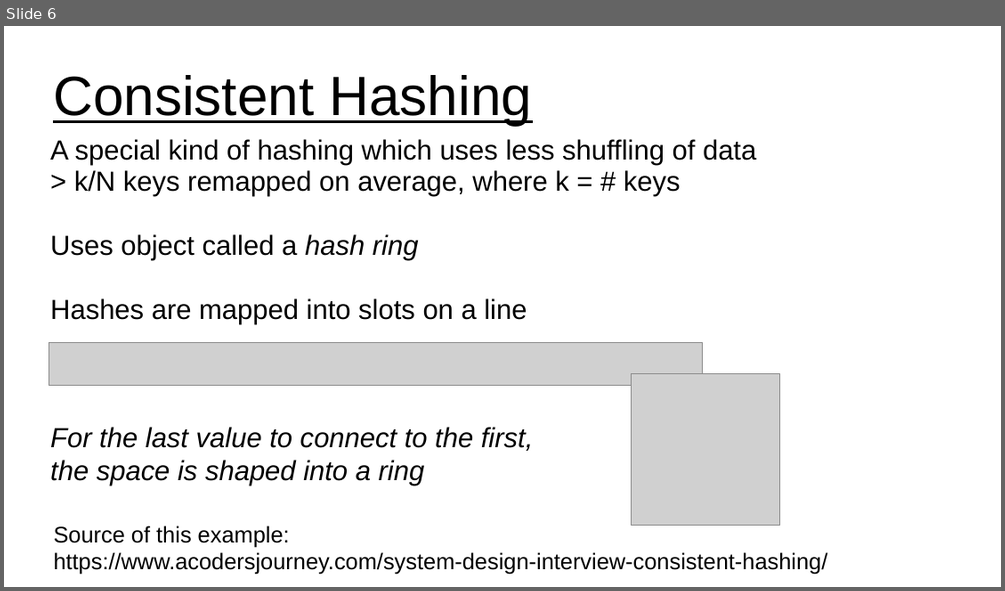
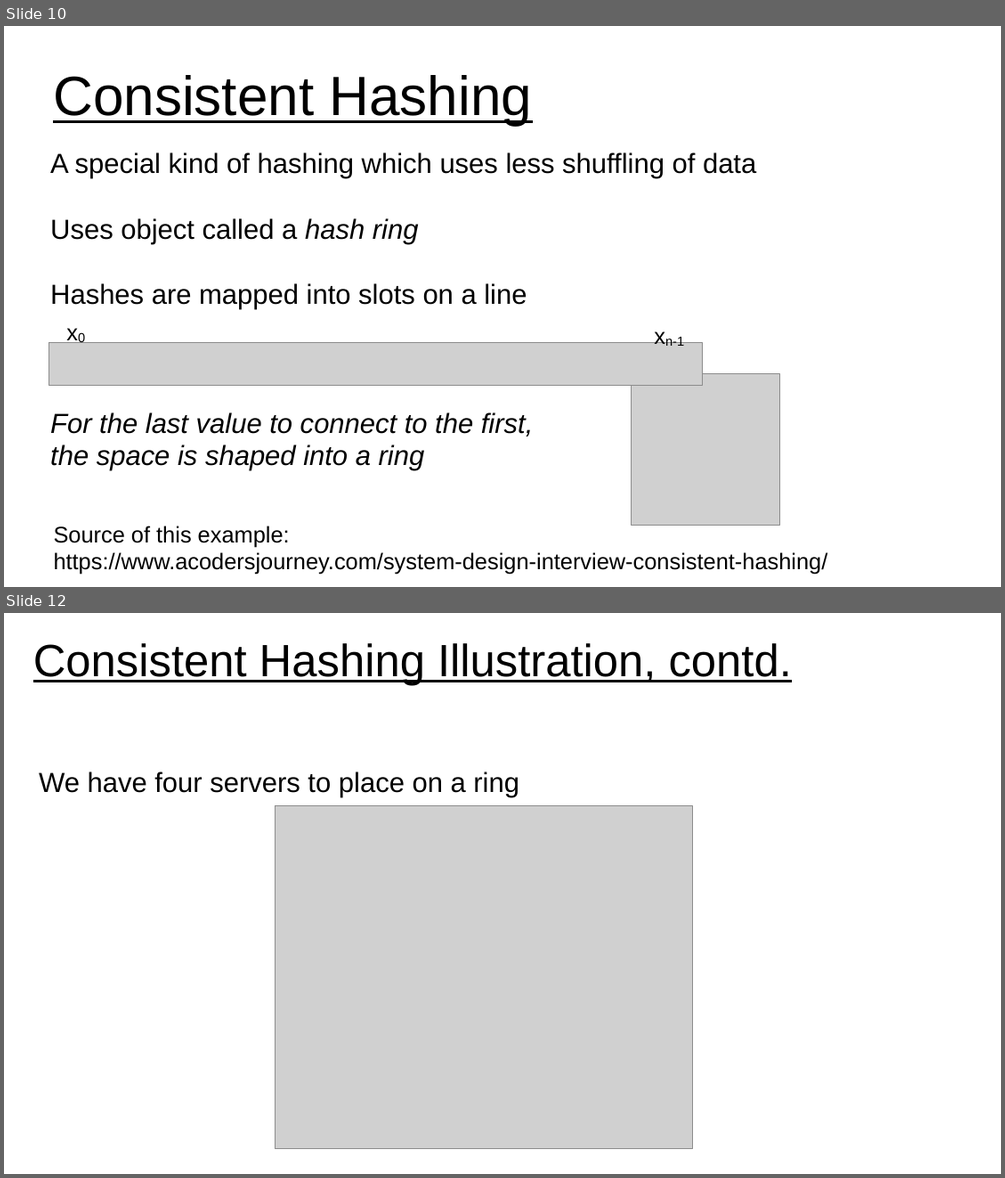
Before and after one commit to UVADS/distributed_computing, a slide deck: 09_distributed_data_concepts_and_tools/consistent_hashing.ppt. Shown one above the other, each under a label of ours: slide 6 before the commit, slides 10 and 12 after it; the slides between them are not shown. The pictures are 1005x591 and 1005x1178 pixels, drawn with LibreOffice and Linux fonts; fonts in the diff are those of the drawing; grey boxes stand for pictures. Boxes give left, top, right and bottom in pixels: in the first picture for what was removed or moved away, otherwise in the second. Text is boxed around its words. In the diff, an @@ line names an element or a change of style, - is before the commit and + after.

Commit message:
updated slides on consistent hashing

```diff
--- a/09_distributed_data_concepts_and_tools/consistent_hashing.ppt
+++ b/09_distributed_data_concepts_and_tools/consistent_hashing.ppt
@@ slide 12 added at [4, 613, 1001, 1174], background #FFFFFF @@
@@ text added at [33, 643, 792, 685], 36 pt, text #000000, underline @@
+Consistent Hashing Illustration, contd.
@@ subtitle added at [39, 771, 519, 798], 22 pt, text #000000 @@
+We have four servers to place on a ring
@@ picture added at [275, 805, 692, 1149] @@
@@ what was slide 6 is now slide 10 @@
@@ slide 10 changed as well @@
@@ subtitle at [50, 152, 756, 179]: text changed @@
-A special kind of hashing which uses less shuffling of data
-> k/N keys remapped on average, where k = # keys
+A special kind of hashing which uses less shuffling of data
@@ text added at [57, 316, 102, 351], 18 pt, text #000000 @@
+x0
@@ text added at [665, 336, 684, 346], 18 pt, text #000000 @@
+xn-1
```
Also in this commit, not shown: 7 other slides changed, 5 other slides added, 1 slide removed.
